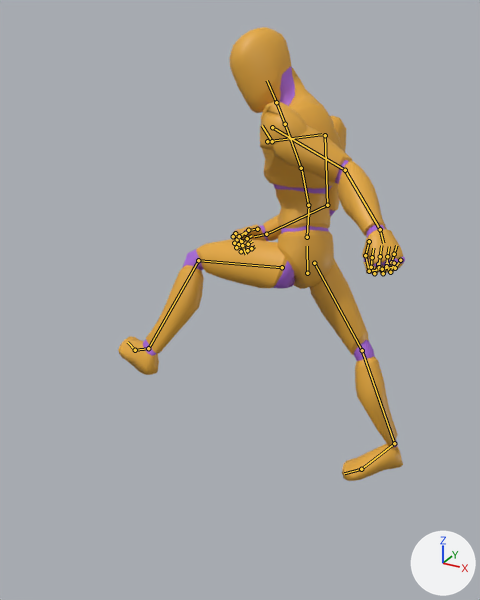
Renders of the glTF model public/models/quaternius/blender-kicks-core.glb from each side of a commit.
Before and after are seen from a 50 mm lens placed at (0.38, -2.05, 1.76), pointed at (-0.6, -0.26, 0.86). Arrows for +X, +Y and +Z are at lower right; the lights stay in place. The first picture is the older version. Both versions are drawn at frame 16 of the action 'BF_LowKick_L'; the numbers are the values there. The bones that change, and the others that lie on the model, are drawn over the model as lines.

In view in the first picture: 'Mannequin'.
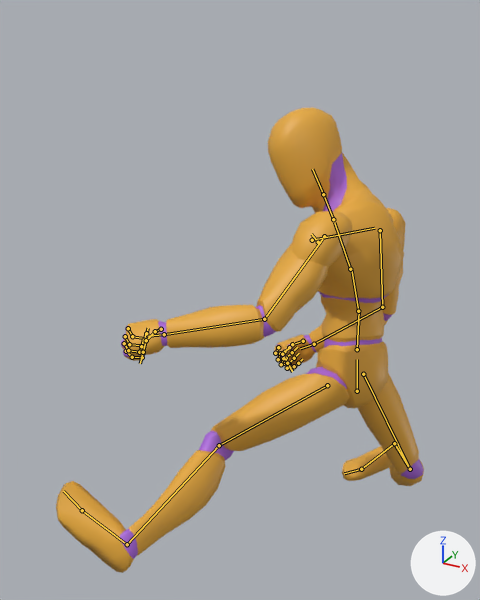
Boxes (x1, y1, x2, y2) around the edits, measured in the pictures (480 x 600 px):
'Mannequin', posed (28% wider)
    before: (118, 27, 405, 481)
    after: (56, 107, 424, 573)
bone 'pelvis', root to tip
    before: (307, 273) to (307, 246)
    after: (357, 391) to (357, 359)
bone 'upperarm_l', root to tip
    before: (272, 127) to (345, 170)
    after: (324, 236) to (264, 319)
bone 'upperarm_r', root to tip
    before: (325, 135) to (327, 205)
    after: (380, 230) to (382, 307)
bone 'lowerarm_r', root to tip
    before: (327, 205) to (266, 234)
    after: (382, 307) to (314, 344)
bone 'thigh_l', root to tip
    before: (282, 267) to (198, 260)
    after: (327, 385) to (219, 445)
bone 'calf_l', root to tip
    before: (198, 260) to (148, 348)
    after: (219, 445) to (127, 544)
bone 'foot_l', root to tip
    before: (148, 348) to (135, 350)
    after: (127, 544) to (82, 510)
bone 'thigh_r', root to tip
    before: (314, 263) to (362, 350)
    after: (363, 374) to (410, 469)
bone 'calf_r', root to tip
    before: (362, 350) to (394, 443)
    after: (410, 469) to (394, 443)

Edits to the bpy script that builds the scene:
```text
Change bone_pelvis:
    where bone_pelvis = bpy.data.objects['Armature'].pose.bones['pelvis']  # child of 'root'
    bone_pelvis.location: (-0.537, -0.115, -0.083) -> (-0.18, -0.209, 0.358)
Change bone_upperarm_l:
    where bone_upperarm_l = bpy.data.objects['Armature'].pose.bones['upperarm_l']  # child of 'clavicle_l'
    bone_upperarm_l.rotation_quaternion: (-0.513, 0.634, 0.126, 0.565) -> (-0.849, -0.165, 0.289, 0.41)  # degrees (-72, -58, -52) -> degrees (34, -21, -58)
Change bone_upperarm_r:
    where bone_upperarm_r = bpy.data.objects['Armature'].pose.bones['upperarm_r']  # child of 'clavicle_r'
    bone_upperarm_r.rotation_quaternion: (0.809, 0.202, 0.136, 0.535) -> (0.816, 0.184, 0.141, 0.53)  # degrees (28, 0, 67) -> degrees (27, 2, 66)
Change bone_lowerarm_r:
    where bone_lowerarm_r = bpy.data.objects['Armature'].pose.bones['lowerarm_r']  # child of 'upperarm_r'
    bone_lowerarm_r.rotation_quaternion: (0.835, 0.513, -0.136, 0.147) -> (0.862, 0.469, -0.141, 0.135)  # degrees (62, -22, 7) -> degrees (56, -22, 6)
Change bone_thigh_l:
    where bone_thigh_l = bpy.data.objects['Armature'].pose.bones['thigh_l']  # child of 'pelvis'
    bone_thigh_l.rotation_quaternion: (0.767, -0.558, 0.147, -0.279) -> (0.677, -0.428, -0.584, -0.132)  # degrees (-70, -5, -37) -> degrees (-97, -65, 49)
Change bone_calf_l:
    where bone_calf_l = bpy.data.objects['Armature'].pose.bones['calf_l']  # child of 'thigh_l'
    bone_calf_l.rotation_quaternion: (0.847, 0.509, -0.148, 0.044) -> (0.91, -0.201, 0.109, -0.345)  # degrees (63, -17, -5) -> degrees (-26, 3, -42)
Change bone_foot_l:
    where bone_foot_l = bpy.data.objects['Armature'].pose.bones['foot_l']  # child of 'calf_l'
    bone_foot_l.rotation_quaternion: (0.935, 0.11, -0.182, 0.283) -> (0.666, 0.249, -0.498, 0.496)  # degrees (6, -24, 32) -> degrees (-23, -66, 89)
Change bone_thigh_r:
    where bone_thigh_r = bpy.data.objects['Armature'].pose.bones['thigh_r']  # child of 'pelvis'
    bone_thigh_r.rotation_quaternion: (0.915, 0.252, 0.222, 0.225) -> (0.925, 0.165, 0.232, 0.25)  # degrees (36, 17, 33) -> degrees (27, 20, 35)
Change bone_calf_r:
    where bone_calf_r = bpy.data.objects['Armature'].pose.bones['calf_r']  # child of 'thigh_r'
    bone_calf_r.rotation_quaternion: (0.904, -0.08, 0.408, -0.098) -> (0.749, -0.615, 0.229, -0.092)  # degrees (-19, 46, -21) -> degrees (-82, 13, -26)
Change bone_foot_r:
    where bone_foot_r = bpy.data.objects['Armature'].pose.bones['foot_r']  # child of 'calf_r'
    bone_foot_r.rotation_quaternion: (0.298, -0.168, -0.368, -0.865) -> (0.447, 0.283, 0.086, -0.844)  # degrees (39, -31, -153) -> degrees (7, 34, -122)
```
